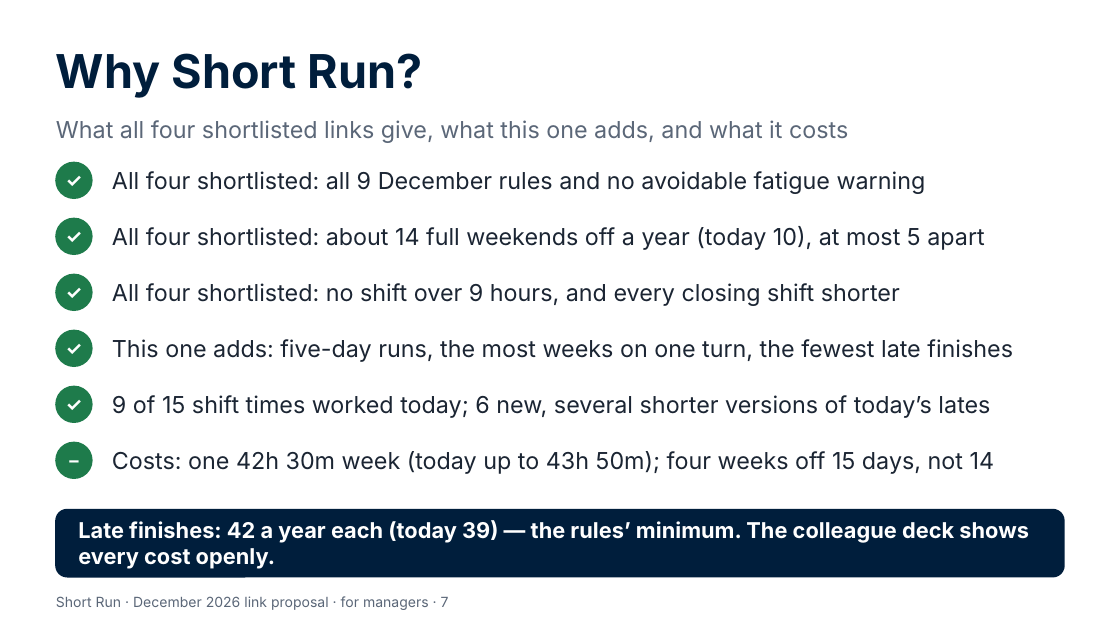
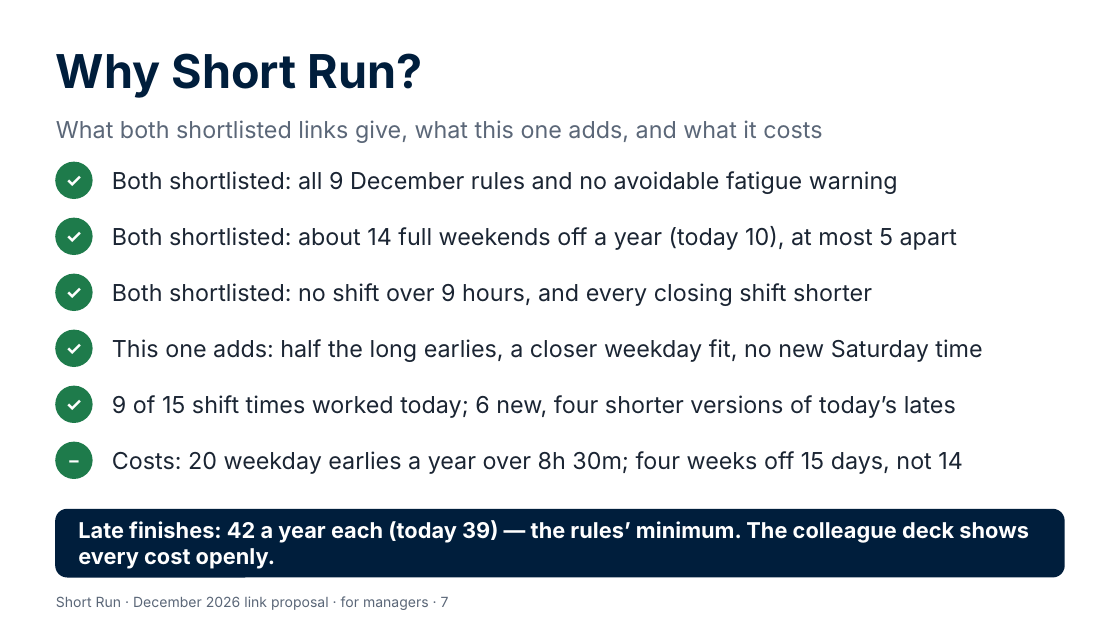
Before and after one commit to Garethdavidmiller/roster-app, a slide deck: slide 7 of docs/links-26/presentations/Short-Run-for-managers.pptx. Drawn at 1120x630 pixels with LibreOffice and Linux fonts; fonts in the diff are those of the drawing. Boxes give left, top, right and bottom in pixels: in the first picture for what was removed or moved away, otherwise in the second. Text is boxed around its words. In the diff, an @@ line names an element or a change of style, - is before the commit and + after.

```diff
--- a/docs/links-26/presentations/Short-Run-for-managers.pptx
+++ b/docs/links-26/presentations/Short-Run-for-managers.pptx
@@ text at <box>56,120,822,143</box>: text changed @@
-What all four shortlisted links give, what this one adds, and what it costs
+What both shortlisted links give, what this one adds, and what it costs
@@ text at <box>112,171,898,194</box>: text changed @@
-All four shortlisted: all 9 December rules and no avoidable fatigue warning
+Both shortlisted: all 9 December rules and no avoidable fatigue warning
@@ text at <box>112,226,957,250</box>: text changed @@
-All four shortlisted: about 14 full weekends off a year (today 10), at most 5 apart
+Both shortlisted: about 14 full weekends off a year (today 10), at most 5 apart
@@ text at <box>112,283,872,306</box>: text changed @@
-All four shortlisted: no shift over 9 hours, and every closing shift shorter
+Both shortlisted: no shift over 9 hours, and every closing shift shorter
@@ text at <box>112,339,982,362</box>: text changed @@
-This one adds: five-day runs, the most weeks on one turn, the fewest late finishes
+This one adds: half the long earlies, a closer weekday fit, no new Saturday time
@@ text at <box>112,395,956,418</box>: text changed @@
-9 of 15 shift times worked today; 6 new, several shorter versions of today’s lates
+9 of 15 shift times worked today; 6 new, four shorter versions of today’s lates
@@ text at <box>112,451,963,474</box>: text changed @@
-Costs: one 42h 30m week (today up to 43h 50m); four weeks off 15 days, not 14
+Costs: 20 weekday earlies a year over 8h 30m; four weeks off 15 days, not 14
```
Also in this commit, not shown: 45 other files.
